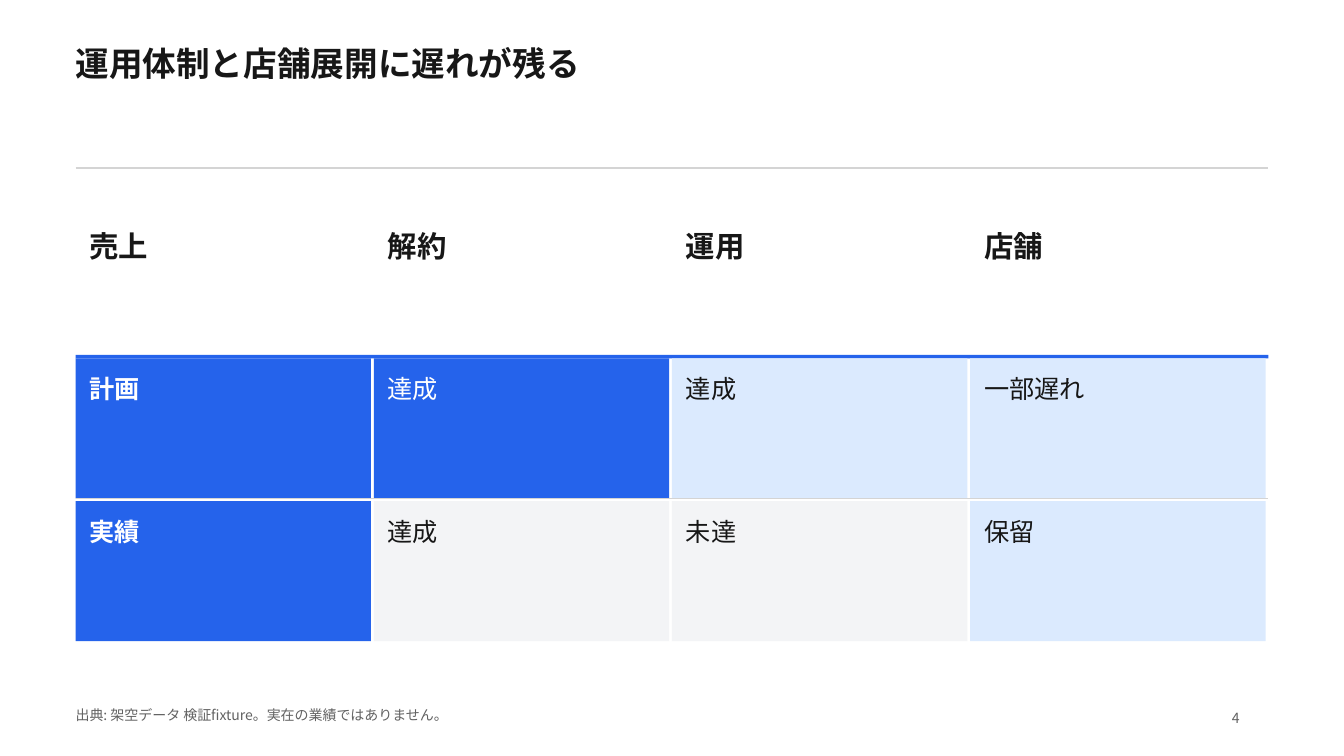
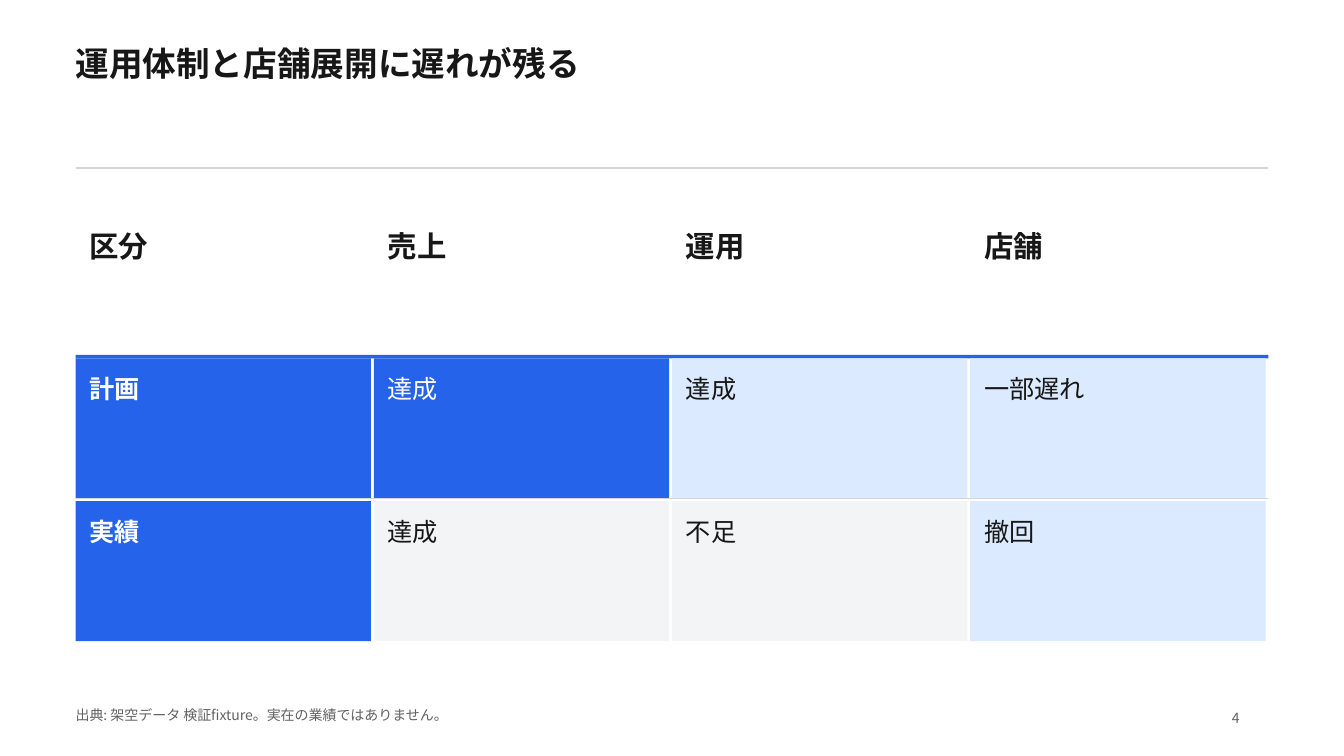
Before and after one commit to Skyjoy0512/Memora-iOS, a slide deck: slide 4 of docs/presentation-integration/scenarios/A/A.pptx. Drawn at 1344x756 pixels with LibreOffice and Linux fonts; fonts in the diff are those of the drawing. Boxes give left, top, right and bottom in pixels: in the first picture for what was removed or moved away, otherwise in the second. Text is boxed around its words. In the diff, an @@ line names an element or a change of style, - is before the commit and + after.

```diff
--- a/docs/presentation-integration/scenarios/A/A.pptx
+++ b/docs/presentation-integration/scenarios/A/A.pptx
@@ text at (x1=90, y1=232, x2=149, y2=260): text changed @@
-売上
+区分
@@ text at (x1=388, y1=232, x2=447, y2=260): text changed @@
-解約
+売上
@@ text at (x1=686, y1=521, x2=736, y2=543): text changed @@
-未達
+不足
@@ text at (x1=984, y1=520, x2=1034, y2=543): text changed @@
-保留
+撤回
```
Also in this commit, not shown: 2 other slides changed, 47 other files.
